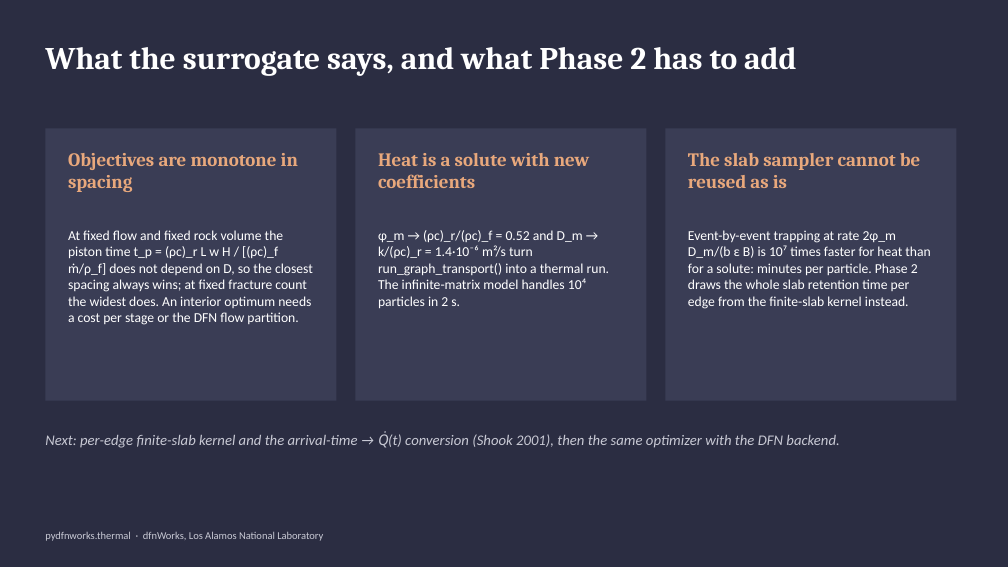
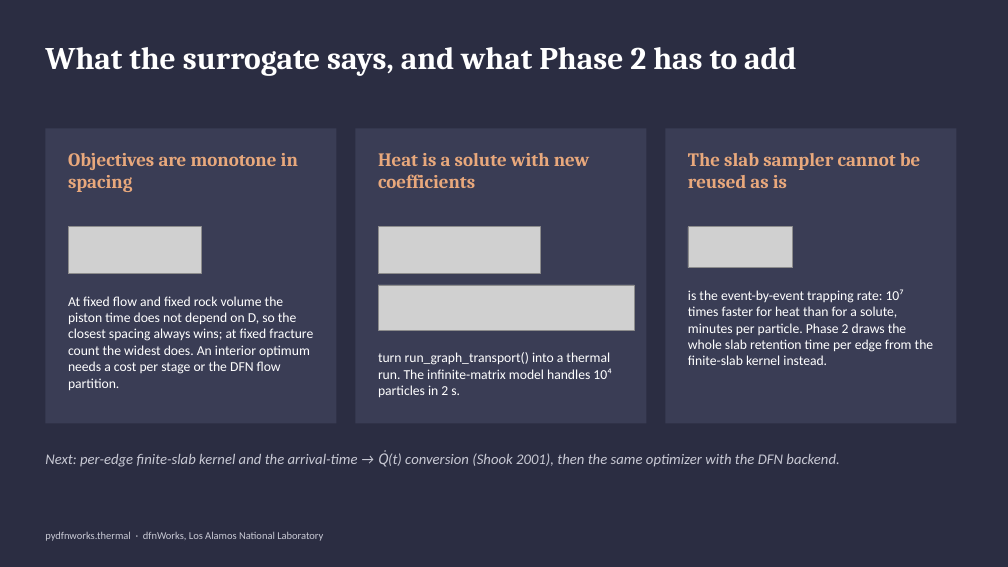
Before and after one commit to hymanjd/dfnWorks, a slide deck: slide 6 of Documentation/thermal_surrogate_method.pptx. Drawn at 1008x567 pixels with LibreOffice and Linux fonts; fonts in the diff are those of the drawing; grey boxes stand for pictures. Boxes give left, top, right and bottom in pixels: in the first picture for what was removed or moved away, otherwise in the second. Text is boxed around its words. In the diff, an @@ line names an element or a change of style, - is before the commit and + after.

Commit message:
docs(thermal): typeset slide equations with LaTeX; add the deck build scripts

```diff
--- a/Documentation/thermal_surrogate_method.pptx
+++ b/Documentation/thermal_surrogate_method.pptx
@@ rectangle: place and size @@
-rectangle at (45, 129, 337, 401)
+rectangle at (45, 129, 337, 423)
@@ rectangle: place and size @@
-rectangle at (355, 129, 647, 401)
+rectangle at (355, 129, 647, 423)
@@ rectangle: place and size @@
-rectangle at (665, 129, 957, 401)
+rectangle at (665, 129, 957, 423)
@@ picture added at (68, 227, 201, 274) @@
@@ picture added at (378, 227, 540, 274) @@
@@ picture added at (688, 227, 793, 268) @@
@@ text at (68, 296, 313, 390): text changed @@
-At fixed flow and fixed rock volume the piston time t_p = (ρc)_r L w H / [(ρc)_f ṁ/ρ_f] does not depend on D, so the closest spacing always wins; at fixed fracture count the widest does. An interior optimum needs a cost per stage or the DFN flow partition.
+At fixed flow and fixed rock volume the piston time does not depend on D, so the closest spacing always wins; at fixed fracture count the widest does. An interior optimum needs a cost per stage or the DFN flow partition.
@@ picture added at (378, 285, 634, 330) @@
@@ text at (688, 289, 933, 365): text changed @@
-Event-by-event trapping at rate 2φ_m D_m/(b ε B) is 10⁷ times faster for heat than for a solute: minutes per particle. Phase 2 draws the whole slab retention time per edge from the finite-slab kernel instead.
+is the event-by-event trapping rate: 10⁷ times faster for heat than for a solute, minutes per particle. Phase 2 draws the whole slab retention time per edge from the finite-slab kernel instead.
@@ text at (378, 352, 612, 397): text changed @@
-φ_m → (ρc)_r/(ρc)_f = 0.52 and D_m → k/(ρc)_r = 1.4·10⁻⁶ m²/s turn run_graph_transport() into a thermal run. The infinite-matrix model handles 10⁴ particles in 2 s.
+turn run_graph_transport() into a thermal run. The infinite-matrix model handles 10⁴ particles in 2 s.
@@ text "Next: per-edge finite-slab kernel and ...": place and size @@
-text "Next: per-edge finite-slab kernel and ..." at (45, 434, 839, 448)
+text "Next: per-edge finite-slab kernel and ..." at (45, 453, 839, 467)
```
Also in this commit, not shown: 3 other slides changed, 2 other files.
